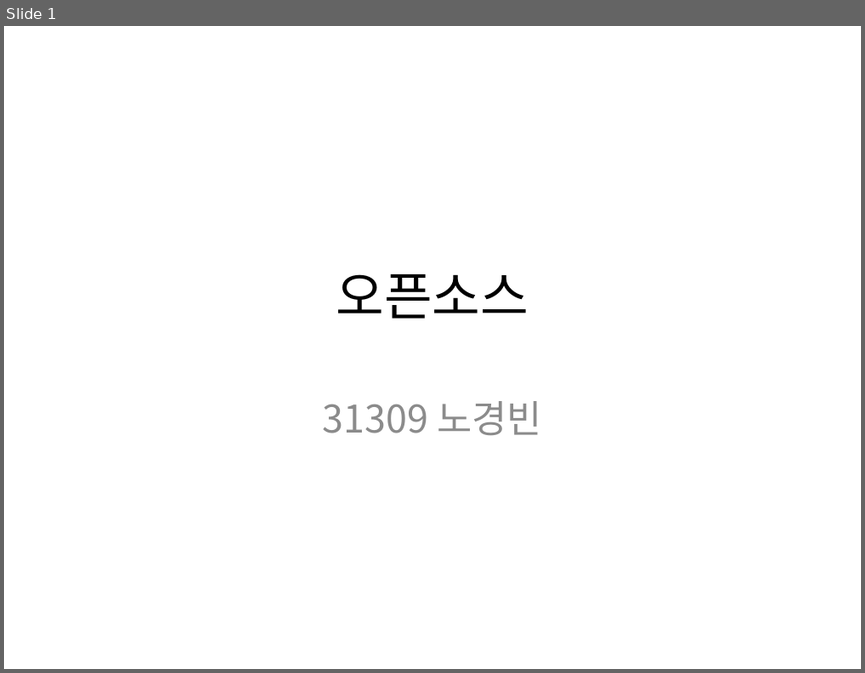
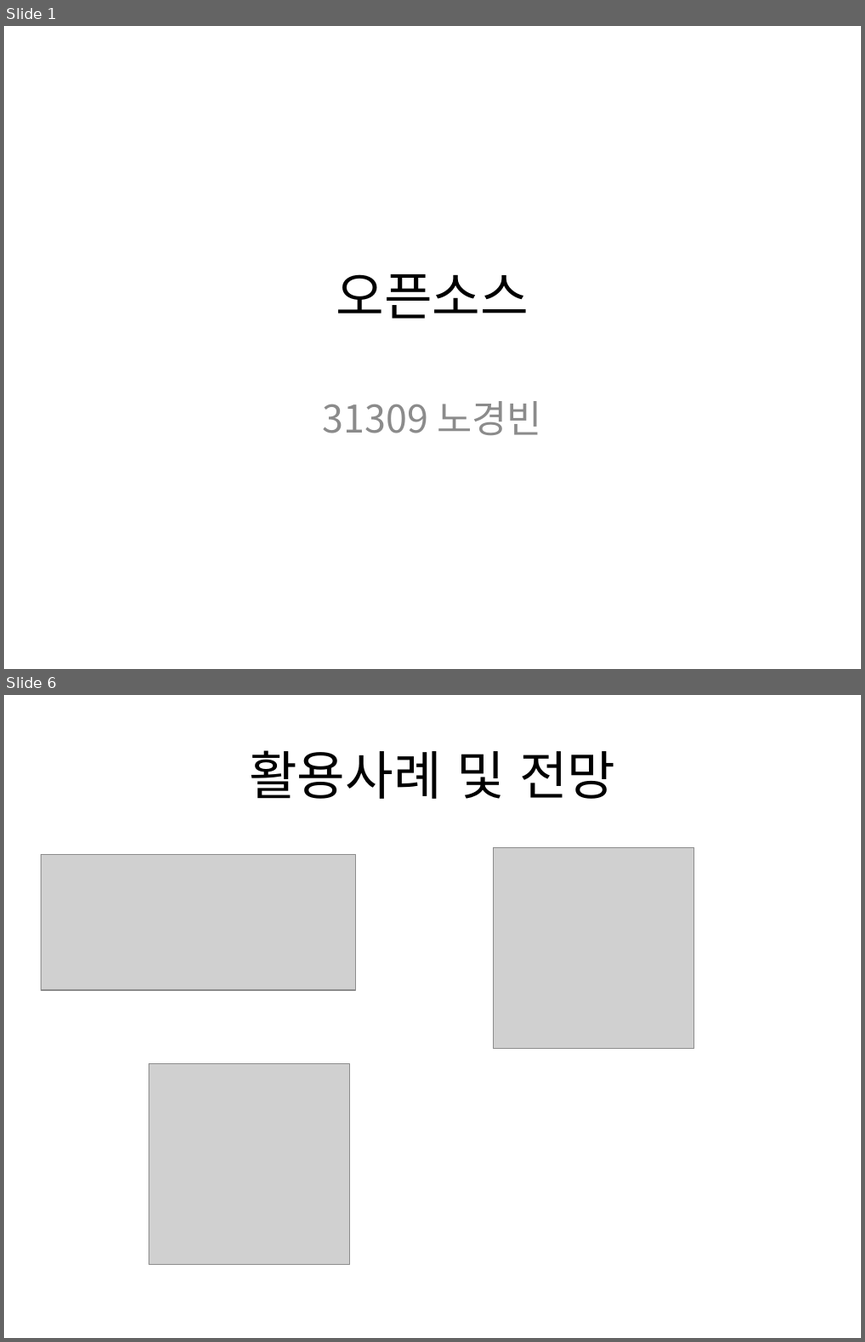
Before and after one commit to Kyungbin/School_Report, a slide deck: OpenSource.pptx. Shown one above the other, each under a label of ours: slide 1 before the commit, slides 1 and 6 after it; the slides between them are not shown. The pictures are 865x673 and 865x1342 pixels, drawn with LibreOffice and Linux fonts; fonts in the diff are those of the drawing; grey boxes stand for pictures. Boxes give left, top, right and bottom in pixels: in the first picture for what was removed or moved away, otherwise in the second. Text is boxed around its words. In the diff, an @@ line names an element or a change of style, - is before the commit and + after.

```diff
--- a/OpenSource.pptx
+++ b/OpenSource.pptx
@@ slide 6 added at (x1=4, y1=695, x2=861, y2=1338), background #FFFFFF @@
@@ title added at (x1=249, y1=750, x2=615, y2=799), 44 pt, text #000000 @@
+활용사례 및 전망
@@ picture added at (x1=494, y1=847, x2=693, y2=1048) @@
@@ picture added at (x1=41, y1=854, x2=355, y2=990) @@
@@ picture added at (x1=148, y1=1063, x2=349, y2=1264) @@
```
Also in this commit, not shown: 2 slides changed, 4 other slides added, 3 slides removed.
